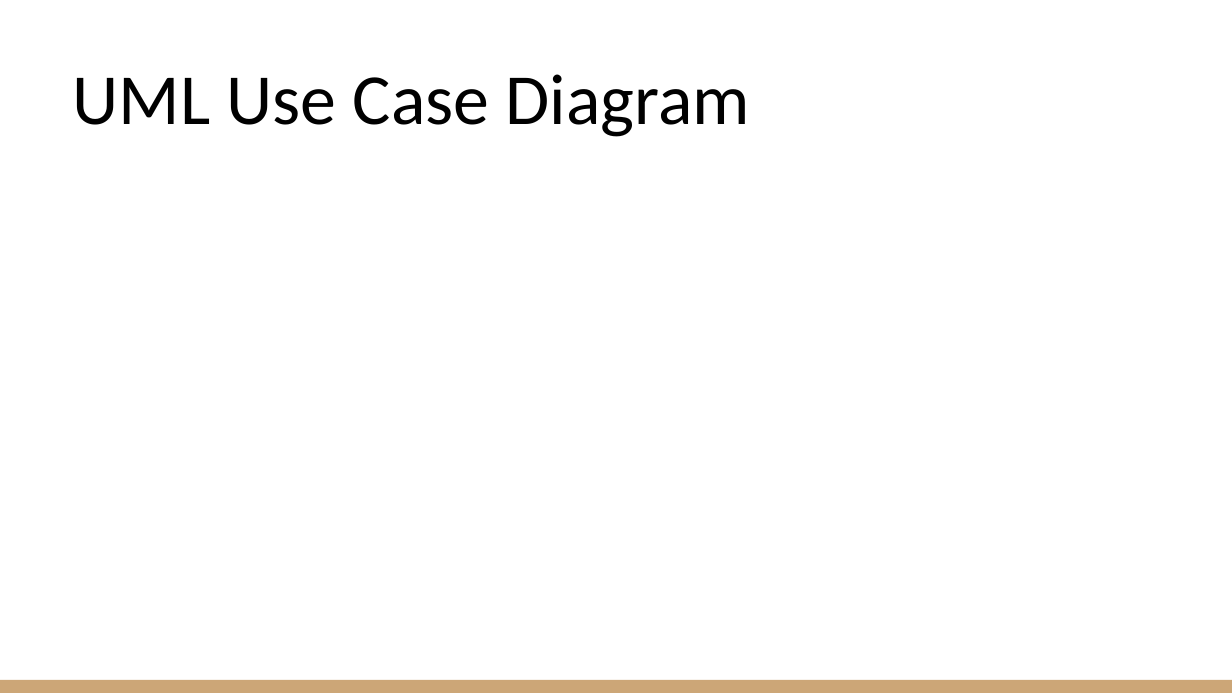
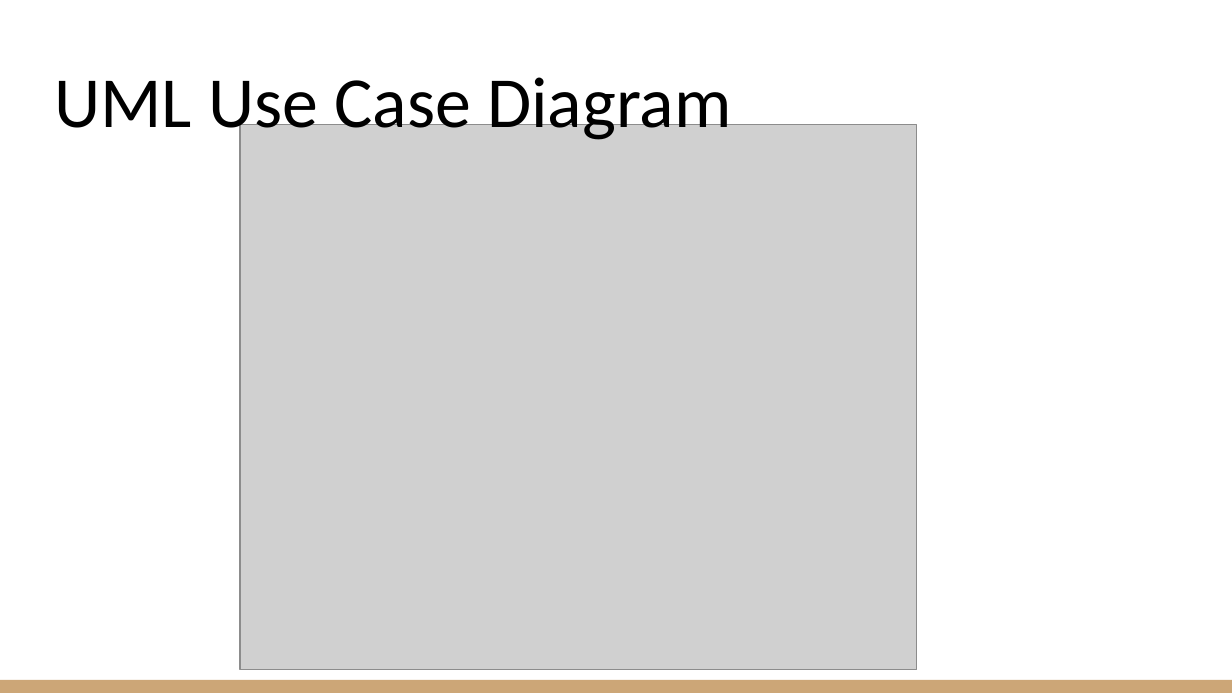
Before and after one commit to jlambert23/COP4331, a slide deck: slide 5 of Contact manager (Small project COP4331) (1).pptx (slide 4 before the commit). Drawn at 1232x693 pixels with LibreOffice and Linux fonts; fonts in the diff are those of the drawing; grey boxes stand for pictures. Boxes give left, top, right and bottom in pixels: in the first picture for what was removed or moved away, otherwise in the second. Text is boxed around its words. In the diff, an @@ line names an element or a change of style, - is before the commit and + after.

Commit message:
Add files via upload
Added Additional slides.
Edited Some Slides.
Added proper  ER and UseCase diagrams

```diff
--- a/Contact manager (Small project COP4331) (1).pptx
+++ b/Contact manager (Small project COP4331) (1).pptx
@@ title "UML Use Case Diagram" rewrapped from (73, 74, 750, 137) to (54, 77, 731, 145) @@
@@ picture added at (240, 124, 917, 670) @@
```
Also in this commit, not shown: 3 other slides changed, 3 slides added, 1 slide removed.
